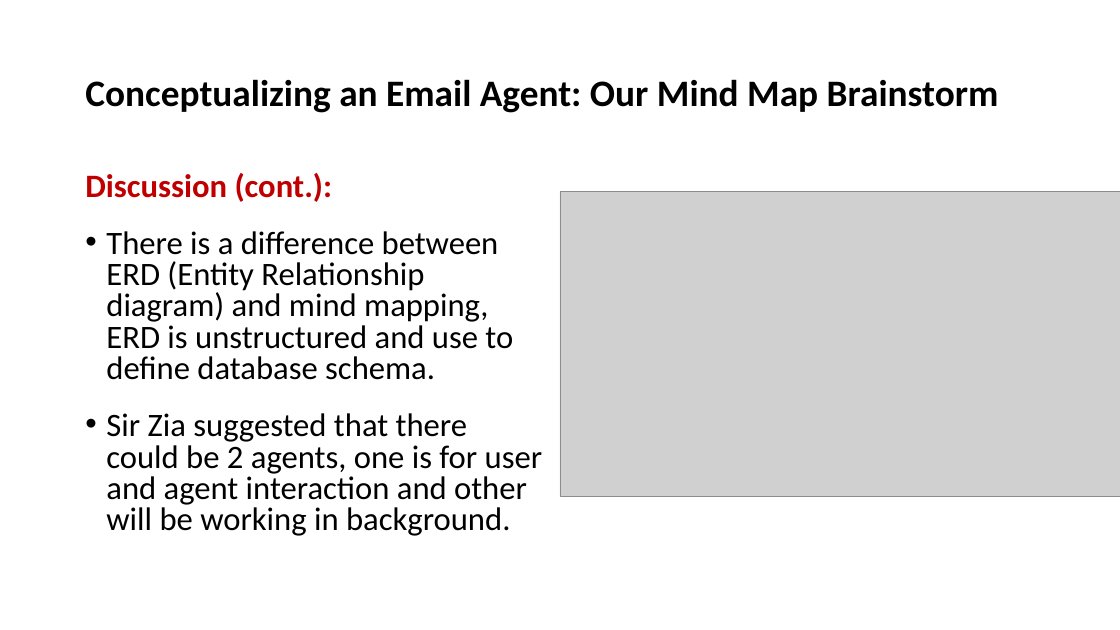
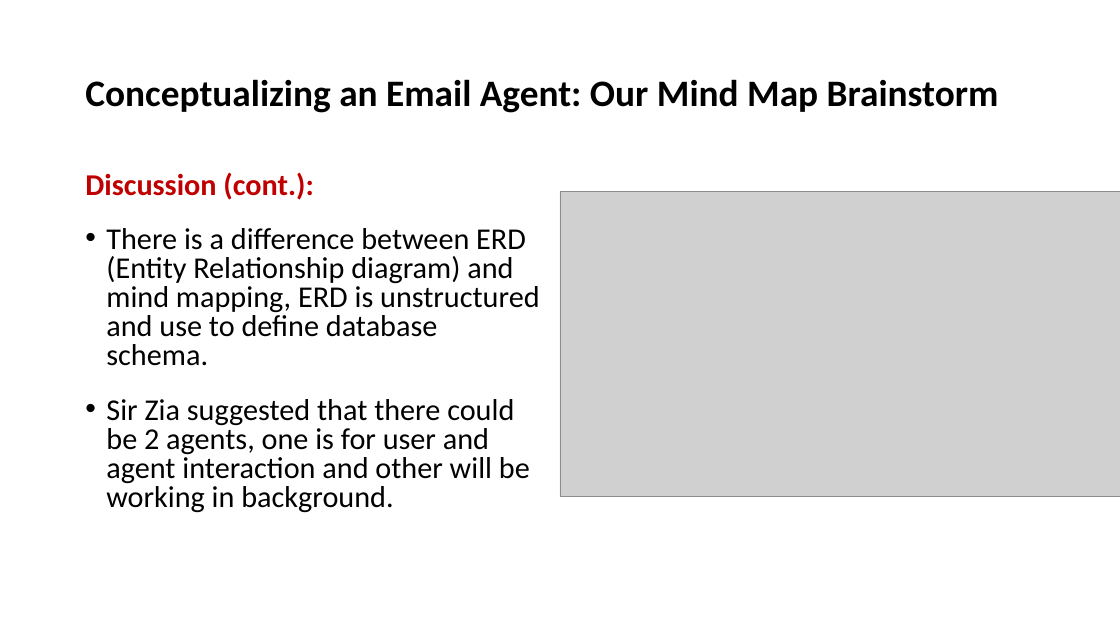
Before and after one commit to OsamabinAdnan/openaisdk_PanaversityYT, a slide deck: slide 122 of Class09_Conceptualizing_anEmailAgentOurMindMapBrainstorm/OpenAI Agents SDK - Open Source.pptx. Drawn at 1120x630 pixels with LibreOffice and Linux fonts; fonts in the diff are those of the drawing; grey boxes stand for pictures. Boxes give left, top, right and bottom in pixels: in the first picture for what was removed or moved away, otherwise in the second. Text is boxed around its words. In the diff, an @@ line names an element or a change of style, - is before the commit and + after.

```diff
--- a/Class09_Conceptualizing_anEmailAgentOurMindMapBrainstorm/OpenAI Agents SDK - Open Source.pptx
+++ b/Class09_Conceptualizing_anEmailAgentOurMindMapBrainstorm/OpenAI Agents SDK - Open Source.pptx
@@ text "Discussion (cont.):" at <box>85,172,540,513</box>: size 28 to 25.9 pt @@
```
Also in this commit, not shown: 1 other slide changed, 1 slide added, 1 other file.
